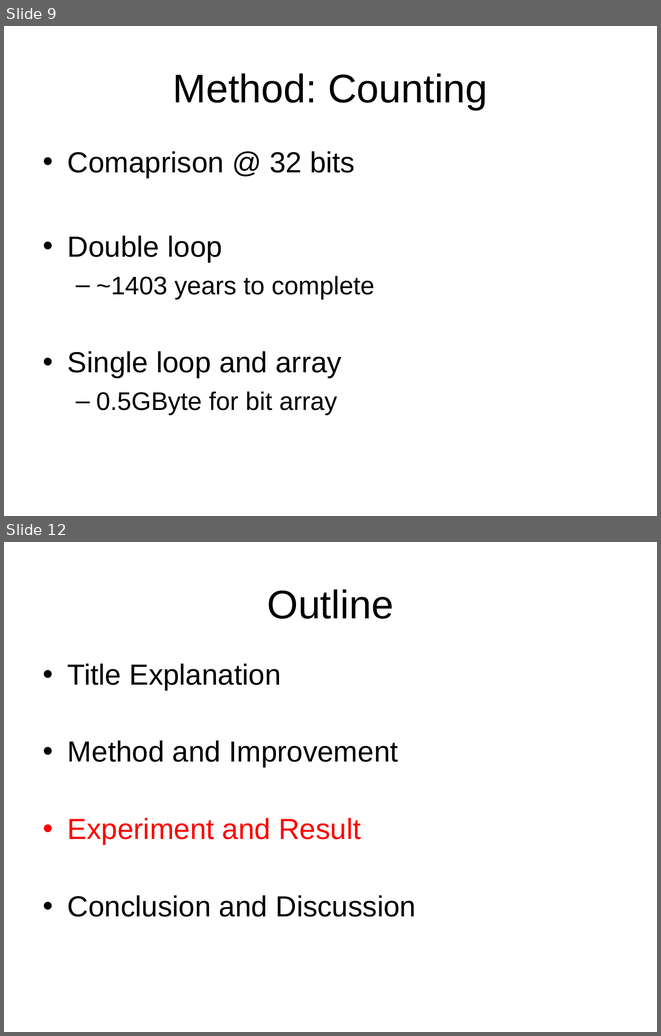
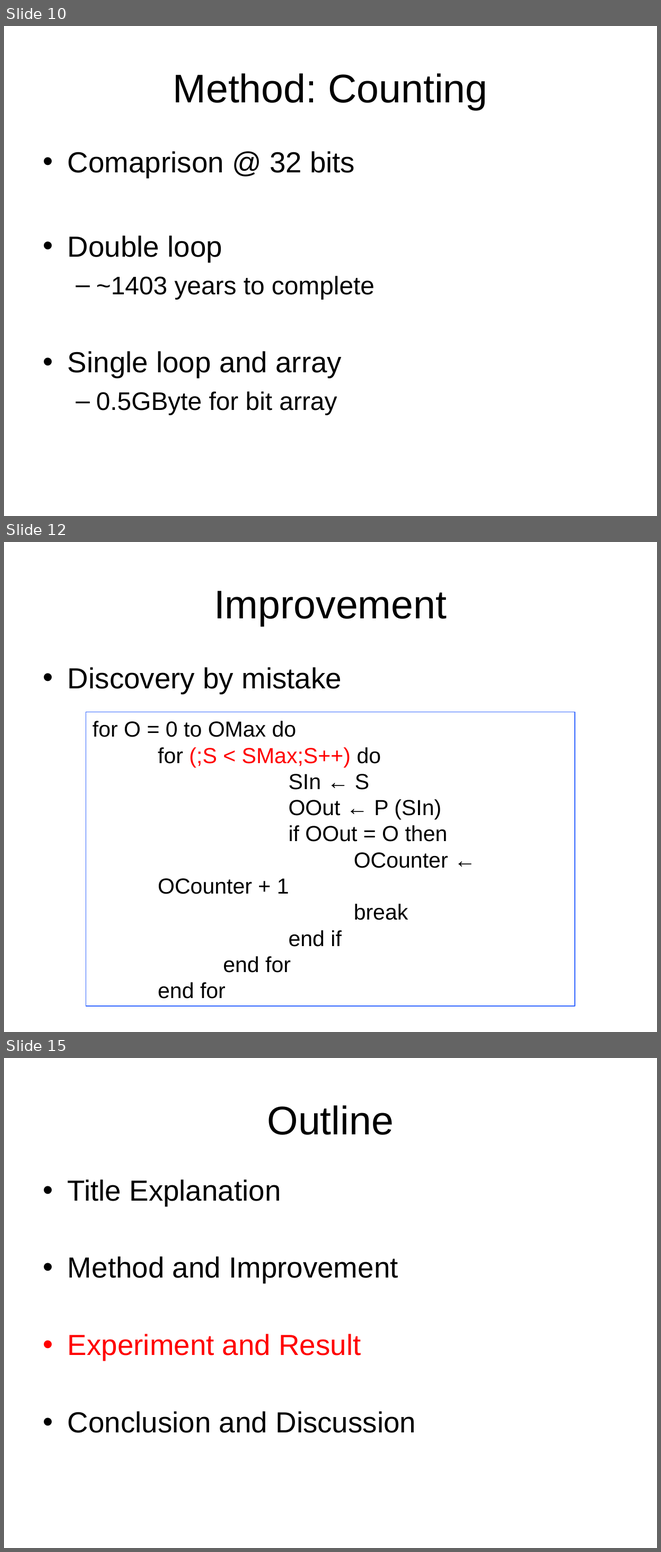
Before and after one commit to chenjiia/Thesis, a slide deck: thesis_presentation/presentation.ppt. Shown one above the other, each under a label of ours: slides 9 and 12 before the commit, slides 10, 12 and 15 after it; the slides between them are not shown. The pictures are 661x1036 and 661x1552 pixels, drawn with LibreOffice and Linux fonts; fonts in the diff are those of the drawing. Boxes give left, top, right and bottom in pixels: in the first picture for what was removed or moved away, otherwise in the second. Text is boxed around its words. In the diff, an @@ line names an element or a change of style, - is before the commit and + after.

```diff
--- a/thesis_presentation/presentation.ppt
+++ b/thesis_presentation/presentation.ppt
@@ slide 12 added at [4,542,657,1032], background #FFFFFF @@
@@ title added at [214,591,447,626], 44 pt, text #000000 @@
+Improvement
@@ text added at [68,667,342,694], 32 pt, text #000000 @@
+• Discovery by mistake
@@ rectangle added at [86,712,575,1006], outline #3366FF 0.74 pt, 24 pt, text #000000 @@
+for O = 0 to OMax do
+for (;S < SMax;S++) do
+    SIn ← S
+    OOut ← P (SIn)
+    if OOut = O then
+    OCounter ← OCounter + 1
+    break
+    end if
+end for
+end for
@@ what was slide 9 is now slide 10 @@
@@ what was slide 12 is now slide 15 @@
```
Also in this commit, not shown: 4 slides changed, 3 other slides added, 1 slide removed.
